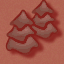
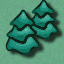
The second 64 × 64 image is a revision of the first. Changes to its layers:
hid "trees@2x copy 2" over box(0, 0, 64, 64)
hid "trees@2x copy" over box(0, 0, 64, 64)
